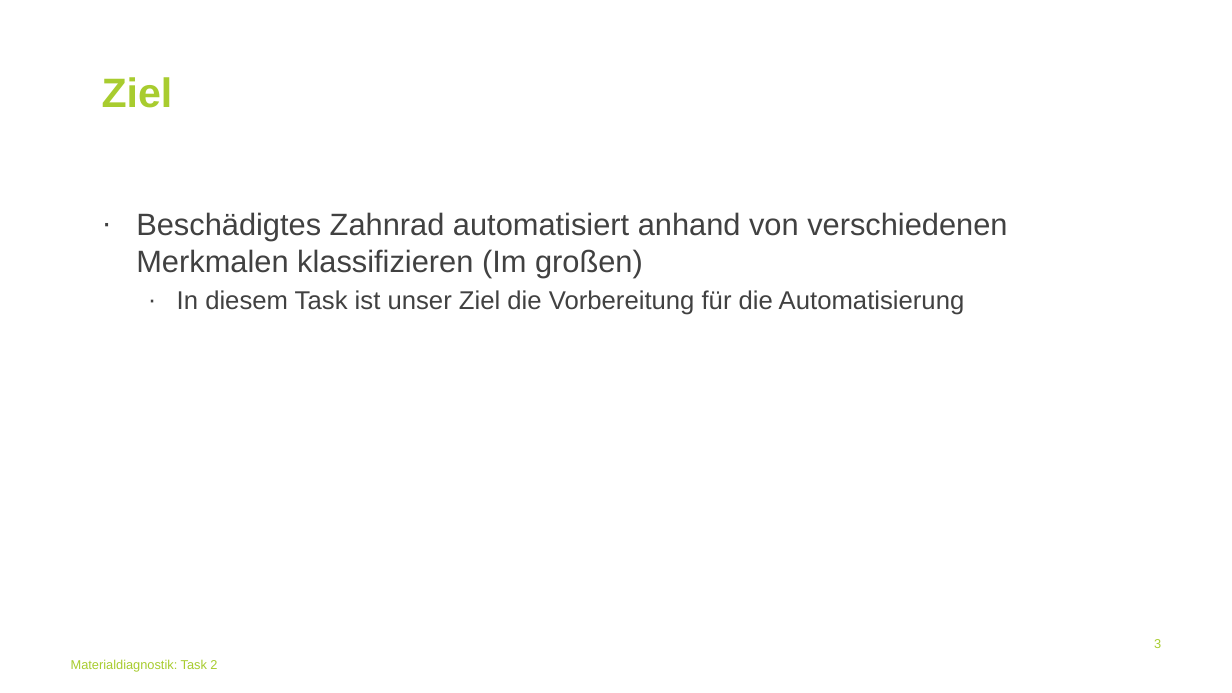
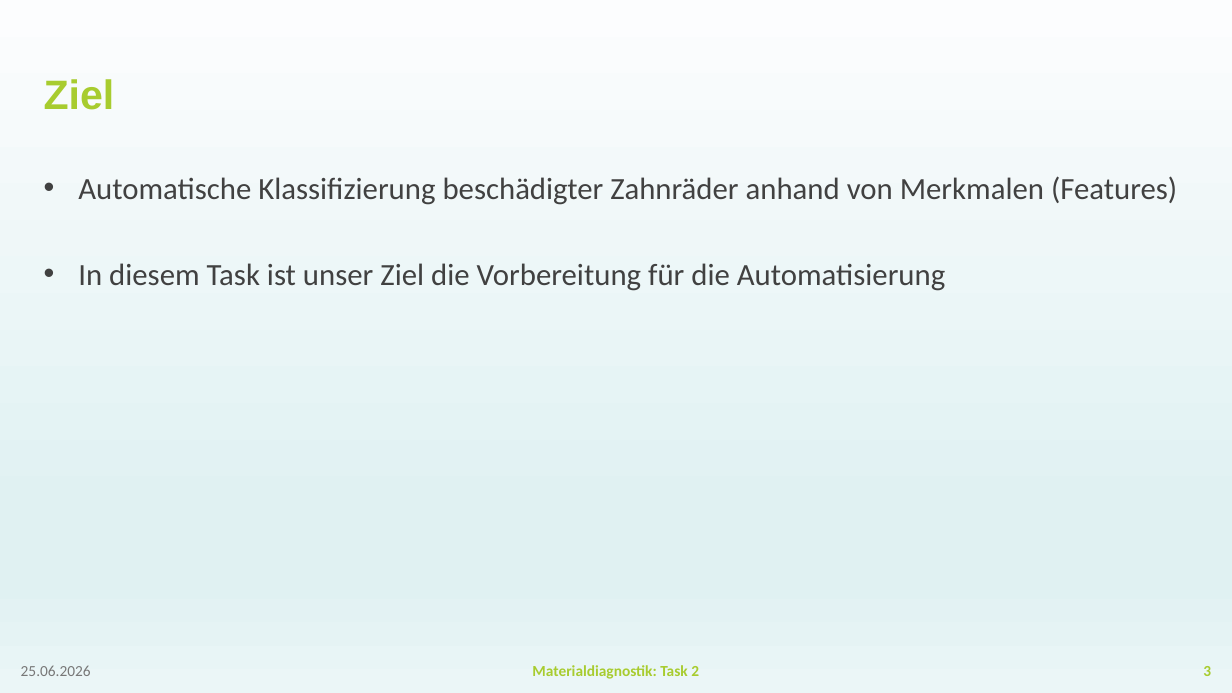
Before and after one commit to BGielczynski/AI_diagnostics, a slide deck: slide 3 of Task_2/Task2Powerpoint.pptx. Drawn at 1232x693 pixels with LibreOffice and Linux fonts; fonts in the diff are those of the drawing; background and template pictures are left out. Boxes give left, top, right and bottom in pixels: in the first picture for what was removed or moved away, otherwise in the second. Text is boxed around its words. In the diff, an @@ line names an element or a change of style, - is before the commit and + after.

```diff
--- a/Task_2/Task2Powerpoint.pptx
+++ b/Task_2/Task2Powerpoint.pptx
@@ background #FFFFFF to gradient #FCFDFE to #E0F1F2 to #EBF6F7 @@
@@ title "Ziel" moved from (x1=102, y1=77, x2=173, y2=108) to (x1=44, y1=79, x2=115, y2=110) @@
@@ title "Ziel" at (x1=44, y1=79, x2=115, y2=110): vertical alignment top to middle @@
@@ text "Automatische Klassifizierung beschädigter Zahnräder anhand ..." moved from (x1=136, y1=212, x2=1007, y2=315) to (x1=78, y1=176, x2=1177, y2=291) @@
@@ text at (x1=78, y1=176, x2=1177, y2=205): text changed; font Arial to Calibri @@
-· Beschädigtes Zahnrad automatisiert anhand von verschiedenen Merkmalen klassifizieren (Im großen)
+• Automatische Klassifizierung beschädigter Zahnräder anhand von Merkmalen (Features)
@@ text at (x1=78, y1=263, x2=945, y2=291): size 20 to 24 pt, font Arial to Calibri in "In diesem Task ist unser Ziel die ..."; bullet · to •; list level 2 to 1 in "In diesem Task ist unser ..." @@
@@ text removed at (x1=71, y1=659, x2=217, y2=672) @@
-Materialdiagnostik: Task 2
@@ page number moved from (x1=1154, y1=639, x2=1161, y2=648) to (x1=1203, y1=666, x2=1211, y2=676) @@
@@ page number at (x1=1203, y1=666, x2=1211, y2=676): size 10 to 12 pt, font Arial to Calibri, bold on; vertical alignment top to middle @@
@@ text added at (x1=21, y1=666, x2=91, y2=676), 12 pt, text #797979 @@
+25.06.2026
@@ text added at (x1=532, y1=665, x2=699, y2=679), 12 pt, text #A8CC2F, bold @@
+Materialdiagnostik: Task 2
```
Also in this commit, not shown: 13 other slides changed, 4 slides added, 4 slides removed, 1 other file.
